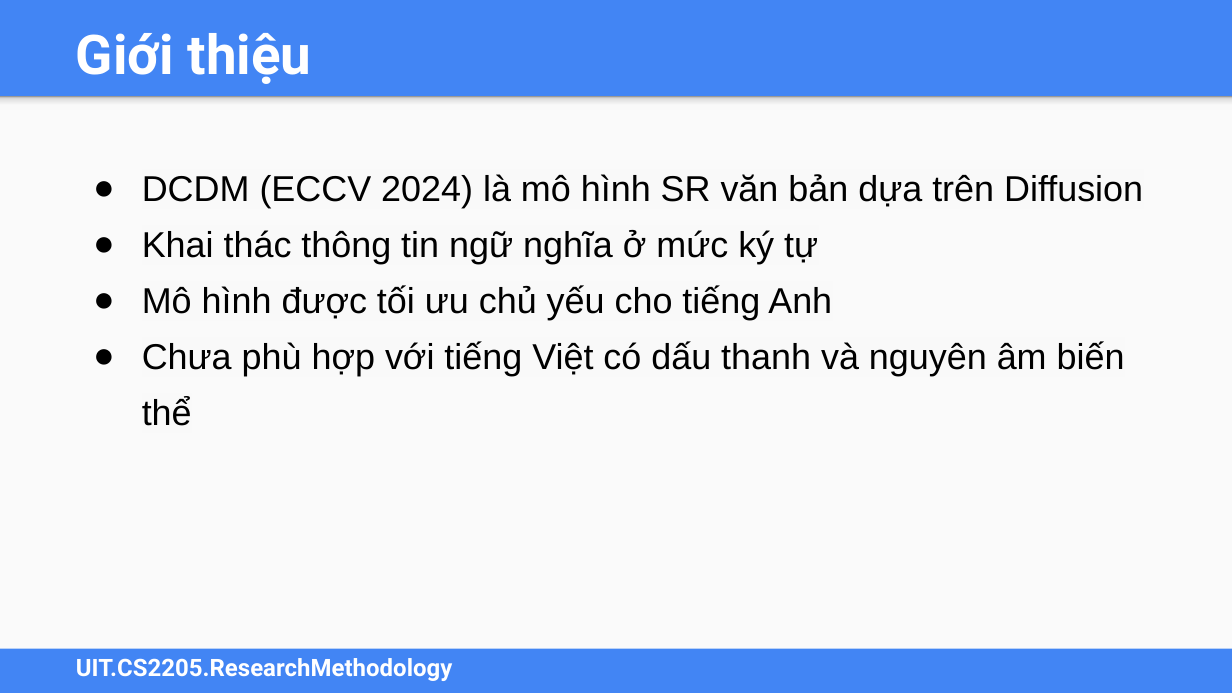
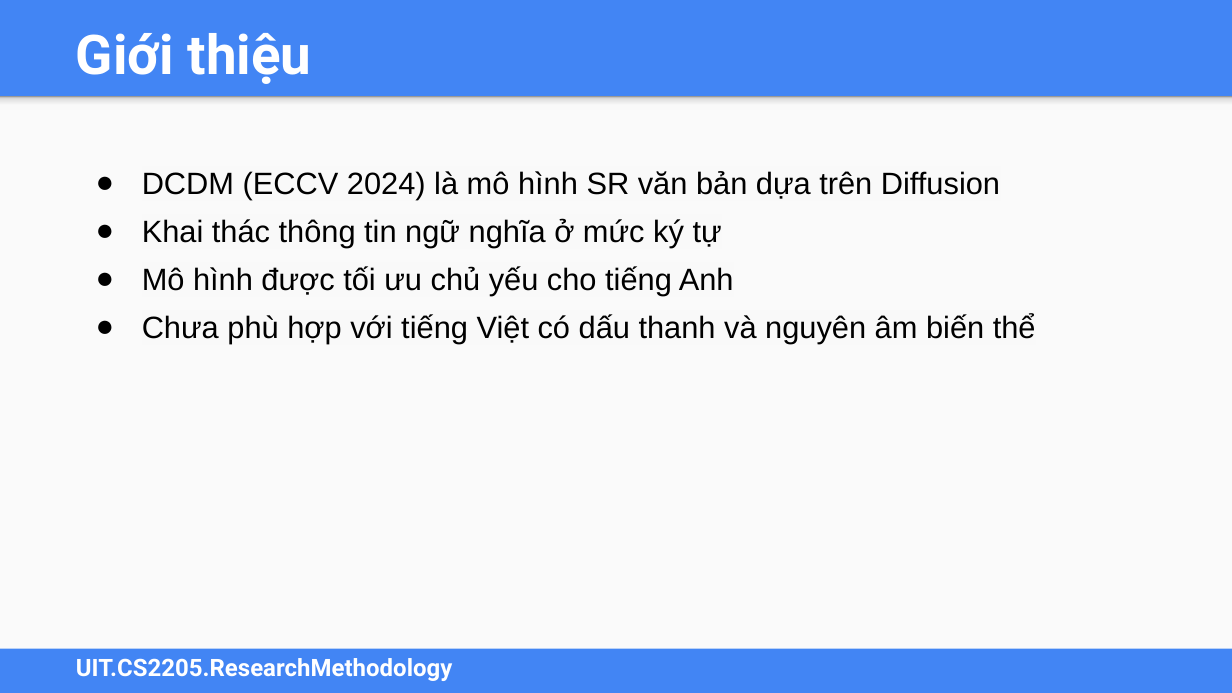
Before and after one commit to HoangSonDeveloper/CS2205, a slide deck: slide 4 of Sơn Nguyễn Hoàng - CS2205.SEP2025.DeCuong.FinalReport.Template.Slide.pptx. Drawn at 1232x693 pixels with LibreOffice and Linux fonts; fonts in the diff are those of the drawing. Boxes give left, top, right and bottom in pixels: in the first picture for what was removed or moved away, otherwise in the second. Text is boxed around its words. In the diff, an @@ line names an element or a change of style, - is before the commit and + after.

```diff
--- a/Sơn Nguyễn Hoàng - CS2205.SEP2025.DeCuong.FinalReport.Template.Slide.pptx
+++ b/Sơn Nguyễn Hoàng - CS2205.SEP2025.DeCuong.FinalReport.Template.Slide.pptx
@@ text "DCDM (ECCV 2024) là mô ..." at [142, 171, 1036, 343]: size 21 to 18 pt; indent changed @@
```
Also in this commit, not shown: 6 other slides changed, 3 other files.
